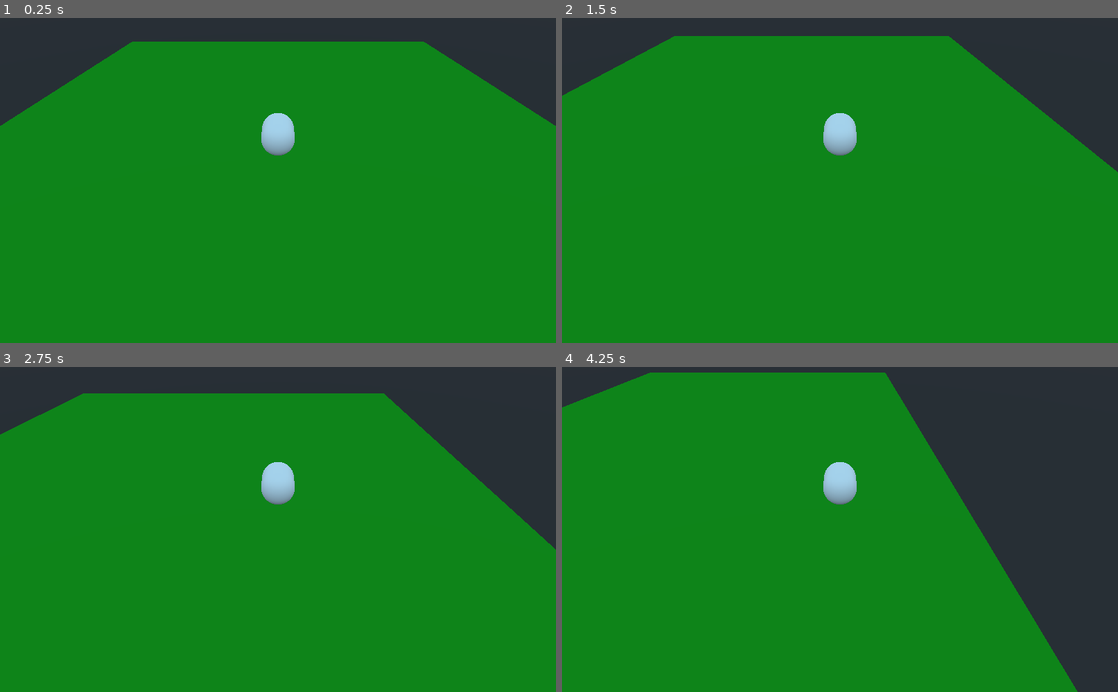
Above: before the commit, frames 1-4 (two rows, left to right).
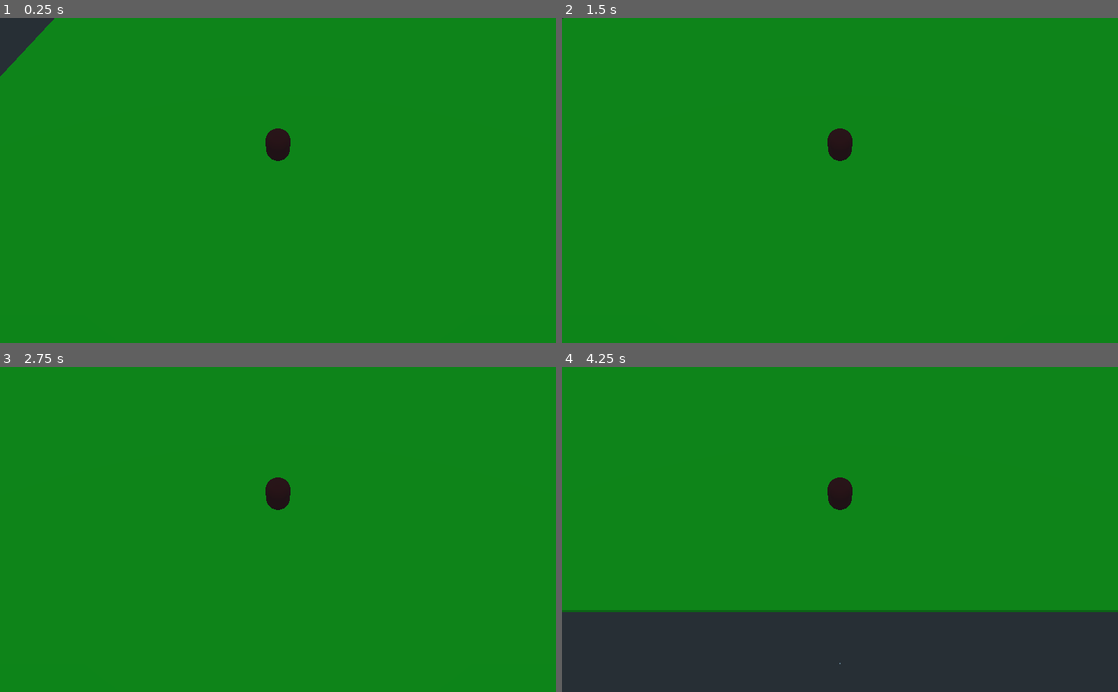
Above: after the commit, the same moments.

Repository: Boyquotes/PastorInu
Game: Godot game, scene res://Main.tscn
Same seed, same stepped clock (60 frames per second), same inputs: the game is played once before the commit and once after it.
Inputs (mouse positions are in pixels of both pictures, inside the frame that each line leads up to):
- Up to frame 1 (0.25 s): no input
- Up to frame 2 (1.5 s): tap Enter at 0.5 s; move the mouse to (962, 164) at 0.52 s; hold Right mouse button (click_sec) 0.53-1.28 s; click (962, 164) at 0.67 s; tap Space at 1.25 s; move the mouse to (728, 196) at 1.27 s; right-click (728, 196) at 1.35 s; click (728, 196) at 1.42 s
- Up to frame 3 (2.75 s): move the mouse to (333, 458) at 2.02 s; hold Right mouse button (click_sec) from 2.03 s (still down); click (333, 458) at 2.17 s
- Up to frame 4 (4.25 s): move the mouse to (812, 594) at 2.77 s; release Right mouse button (click_sec) at 2.78 s; right-click (812, 594) at 2.85 s; click (812, 594) at 2.92 s; tap Enter at 3.5 s; move the mouse to (1006, 578) at 3.52 s; hold Right mouse button (click_sec) from 3.53 s (still down); click (1006, 578) at 3.67 s

The runs differ from the first frame. In frame 1, 13% of the frame differs, in the area x 0-100%, y 0-45%; in frame 2, 15%; in frame 3, 17%; in frame 4, 47%, in the area x 0-100%, y 0-100%.

Commit message:
Las ovejas se mueven un poco

Diff:
--- a/Main.tscn
+++ b/Main.tscn
@@ -1,18 +1,35 @@
-[gd_scene load_steps=4 format=2]
+[gd_scene load_steps=5 format=2]
 
 [ext_resource path="res://scenes/Suelo.tscn" type="PackedScene" id=1]
 [ext_resource path="res://scenes/Player.tscn" type="PackedScene" id=2]
 [ext_resource path="res://Main.gd" type="Script" id=3]
+[ext_resource path="res://scenes/Oveja.tscn" type="PackedScene" id=4]
 
 [node name="Main" type="Spatial"]
 script = ExtResource( 3 )
 
 [node name="Suelo" parent="." instance=ExtResource( 1 )]
+transform = Transform( 2.1, 0, 0, 0, 1, 0, 0, 0, 1.6, 0, 0, 0 )
 
-[node name="Player" parent="." groups=[
-"entidades",
-] instance=ExtResource( 2 )]
-transform = Transform( 1, 0, 0, 0, -4.37114e-08, -1, 0, 1, -4.37114e-08, 0, 2, 0 )
+[node name="Player" parent="." instance=ExtResource( 2 )]
+transform = Transform( 1, 0, 0, 0, -4.37114e-08, -1, 0, 1, -4.37114e-08, -13, 2, 19 )
 
 [node name="Camera" type="Camera" parent="Player"]
-transform = Transform( 1, 0, 0, 0, -0.707107, 0.707107, 0, -0.707107, -0.707107, 0, 12, -8 )
+transform = Transform( 1, 0, 0, 0, -0.866025, 0.5, 0, -0.5, -0.866025, 0, 12, -15 )
+
+[node name="Ovejas" type="Node" parent="."]
+
+[node name="Oveja" parent="Ovejas" instance=ExtResource( 4 )]
+transform = Transform( 1, 0, 0, 0, 1, 0, 0, 0, 1, 15, 2, -5 )
+
+[node name="Oveja2" parent="Ovejas" instance=ExtResource( 4 )]
+transform = Transform( 1, 0, 0, 0, 1, 0, 0, 0, 1, 18, 2, -5 )
+
+[node name="Oveja3" parent="Ovejas" instance=ExtResource( 4 )]
+transform = Transform( 1, 0, 0, 0, 1, 0, 0, 0, 1, -2, 2, -8 )
+
+[node name="Oveja4" parent="Ovejas" instance=ExtResource( 4 )]
+transform = Transform( 1, 0, 0, 0, 1, 0, 0, 0, 1, -23, 2, -5 )
+
+[node name="Oveja5" parent="Ovejas" instance=ExtResource( 4 )]
+transform = Transform( 1, 0, 0, 0, 1, 0, 0, 0, 1, -14, 2, -21 )
--- a/project.godot
+++ b/project.godot
@@ -27,6 +27,15 @@
  ]
 }
 
+[layer_names]
+
+2d_physics/layer_1="world"
+3d_physics/layer_1="world"
+2d_physics/layer_2="perro"
+3d_physics/layer_2="perro"
+2d_physics/layer_3="ovejas"
+3d_physics/layer_3="oveja"
+
 [rendering]
 
 environment/default_environment="res://default_env.tres"
--- /dev/null
+++ b/scenes/Oveja.gd
@@ -0,0 +1,27 @@
+extends KinematicBody
+
+export(int) var speed := 15
+export(int) var accel := 50
+export(float) var limite_exterior = 5.0
+export(float) var limite_interior = 1.0
+
+var velocidad := Vector3.ZERO
+var direccion := Vector3.RIGHT setget set_direccion
+
+
+func _physics_process(delta):
+	# Detectar ovejas
+	for obeja in $DetectorOvejas.get_overlapping_bodies():
+		if translation.distance_to(obeja.translation) > limite_exterior:
+			velocidad = velocidad.move_toward(translation.direction_to(obeja.translation)*speed, accel)
+		elif translation.distance_to(obeja.translation) < limite_interior:
+			velocidad = velocidad.move_toward(obeja.translation.direction_to(translation)*speed, accel)
+
+	# Detectar perro
+	for perro in $DetectorPerro.get_overlapping_bodies():
+		velocidad = velocidad.move_toward(perro.translation.direction_to(translation)*speed, accel)
+
+	velocidad = move_and_slide(velocidad, Vector3.UP)
+
+func set_direccion(val: Vector3):
+	direccion = val.normalized()
--- /dev/null
+++ b/scenes/Oveja.tscn
@@ -0,0 +1,43 @@
+[gd_scene load_steps=6 format=2]
+
+[ext_resource path="res://scenes/Oveja.gd" type="Script" id=1]
+
+[sub_resource type="SphereShape" id=1]
+
+[sub_resource type="SphereMesh" id=2]
+
+[sub_resource type="SphereShape" id=3]
+radius = 25.0
+
+[sub_resource type="SphereShape" id=4]
+radius = 10.0
+
+[node name="Oveja" type="KinematicBody" groups=[
+"entidades",
+"ovejas",
+]]
+collision_layer = 5
+collision_mask = 7
+script = ExtResource( 1 )
+limite_interior = 2.0
+
+[node name="CollisionShape" type="CollisionShape" parent="."]
+shape = SubResource( 1 )
+
+[node name="MeshInstance" type="MeshInstance" parent="."]
+mesh = SubResource( 2 )
+material/0 = null
+
+[node name="DetectorOvejas" type="Area" parent="."]
+collision_layer = 0
+collision_mask = 4
+
+[node name="CollisionShape" type="CollisionShape" parent="DetectorOvejas"]
+shape = SubResource( 3 )
+
+[node name="DetectorPerro" type="Area" parent="."]
+collision_layer = 0
+collision_mask = 2
+
+[node name="CollisionShape" type="CollisionShape" parent="DetectorPerro"]
+shape = SubResource( 4 )
--- a/scenes/Player.gd
+++ b/scenes/Player.gd
@@ -3,19 +3,19 @@
 export(int) var speed := 30
 export(int) var accel := 100
 
-var velocidad := Vector3.ZERO
-var destino := Vector3.ZERO setget set_destino
-var dir := Vector3.RIGHT setget set_direccion
+onready var velocidad := Vector3.ZERO
+onready var direccion := Vector3.RIGHT setget set_direccion
+onready var destino := translation setget set_destino
 
 
 func _physics_process(delta):
-	self.dir = translation.direction_to(destino)
-	velocidad = velocidad.move_toward(dir*speed, accel)
-	velocidad = move_and_slide(velocidad)
+	self.direccion = translation.direction_to(destino)
+	velocidad = velocidad.move_toward(direccion*speed, accel)
+	velocidad = move_and_slide(velocidad, Vector3.UP)
 
 
 func set_destino(val: Vector3):
 	destino = val
 
 func set_direccion(val: Vector3):
-	dir = val.normalized()
+	direccion = val.normalized()
--- a/scenes/Player.tscn
+++ b/scenes/Player.tscn
@@ -1,18 +1,26 @@
-[gd_scene load_steps=4 format=2]
+[gd_scene load_steps=5 format=2]
 
 [ext_resource path="res://scenes/Player.gd" type="Script" id=1]
 
-[sub_resource type="CapsuleShape" id=2]
+[sub_resource type="CapsuleShape" id=1]
 
-[sub_resource type="CapsuleMesh" id=1]
+[sub_resource type="SpatialMaterial" id=2]
+albedo_color = Color( 0.247059, 0.0352941, 0.0352941, 1 )
 
-[node name="Player" type="KinematicBody"]
+[sub_resource type="CapsuleMesh" id=3]
+material = SubResource( 2 )
+
+[node name="Player" type="KinematicBody" groups=[
+"entidades",
+]]
+transform = Transform( 1, 0, 0, 0, -4.37114e-08, -1, 0, 1, -4.37114e-08, 0, 0, 0 )
+collision_layer = 3
+collision_mask = 7
 script = ExtResource( 1 )
 
 [node name="CollisionShape" type="CollisionShape" parent="."]
-shape = SubResource( 2 )
+shape = SubResource( 1 )
 
 [node name="MeshInstance" type="MeshInstance" parent="."]
-transform = Transform( 1, 0, 0, 0, -4.37114e-08, -1, 0, 1, -4.37114e-08, 0, 0, 0 )
-mesh = SubResource( 1 )
+mesh = SubResource( 3 )
 material/0 = null
